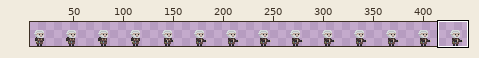
Edited in one commit: sprite sheet (player/player_attack.png). Above: a wide view before the commit, with the close-up outlined.
Close-up. Before the commit:
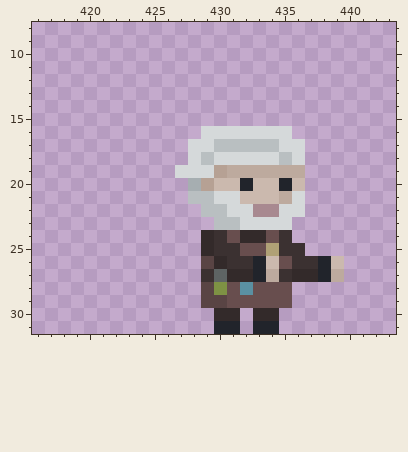
The file is 448x32 pixels. Shown: x 416..443, y 8..31. The wide view leaves out empty margins.
The result:
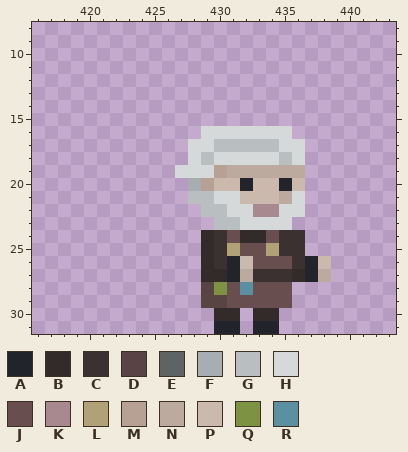
Palette (. is transparent): A #21242b  B #332a2a  C #3b3131  D #594444  E #5e6464  F #a6aeb1  G #b9bfc1  H #d5d9da  J #684e4e  K #a88990  L #b0a176  M #b6a194  N #bdaa9e  P #cbb9ae  Q #7e9244  R #5a90a2
From old to new:
Colour B gives way to colour A in row 27 at x 431 and 437.
Colour C gives way to colour A in row 26 at x 431 and 437.
Colour C gives way to colour B in row 27 at x 429.
Colour D gives way to colour B in row 26 at x 429.
Colour E gives way to colour B in row 27 at x 430.
The edit adds colour C in row 24 at x 436.
Colour A gives way to colour C in row 27 at x 433.
Colour B gives way to colour C in row 26 at x 430.
Colour N gives way to colour C in row 27 at x 434.
Colour A gives way to colour J in row 26 at x 433.
Colour P gives way to colour J in row 26 at x 434.
Colour C gives way to colour L in row 25 at x 431.
Colour A gives way to colour N in row 27 at x 438.
Colour B gives way to colour N in row 27 at x 432.
Colour A gives way to colour P in row 26 at x 438.
Colour C gives way to colour P in row 26 at x 432.
The author cleared colour N in row 27 at x 439.
The author cleared colour P in row 26 at x 439.
Where, in picture pixels (left, top, right, bottom), the same in both close-ups:
changed: (201, 230, 344, 282)
